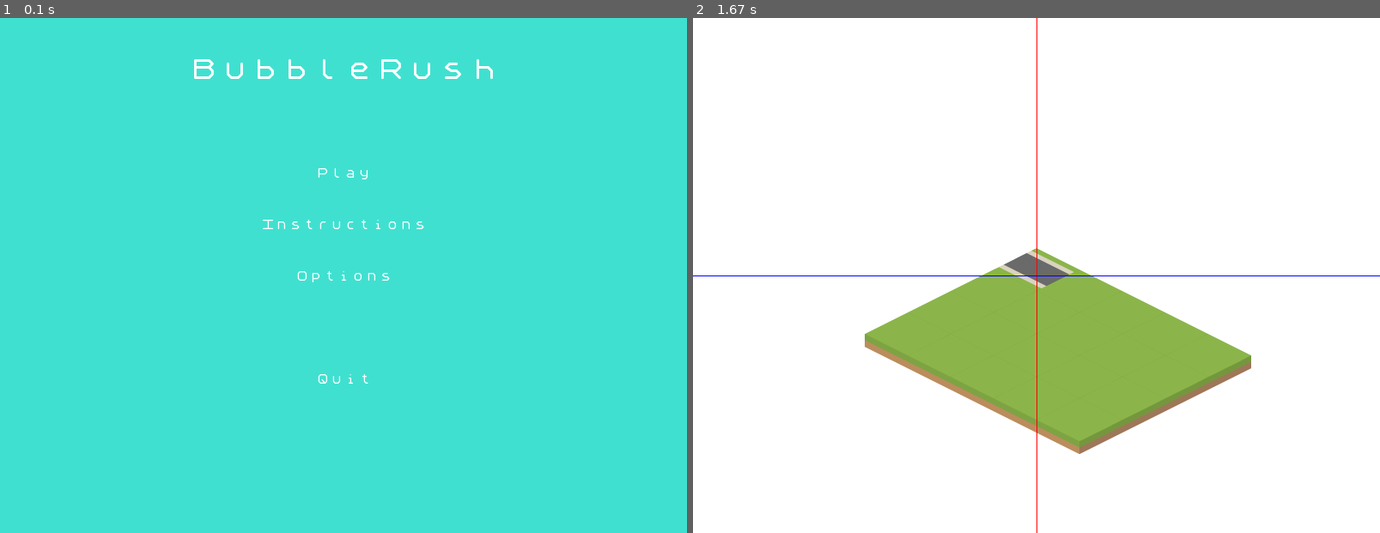
Above: before the commit, frames 1-2 (left to right).
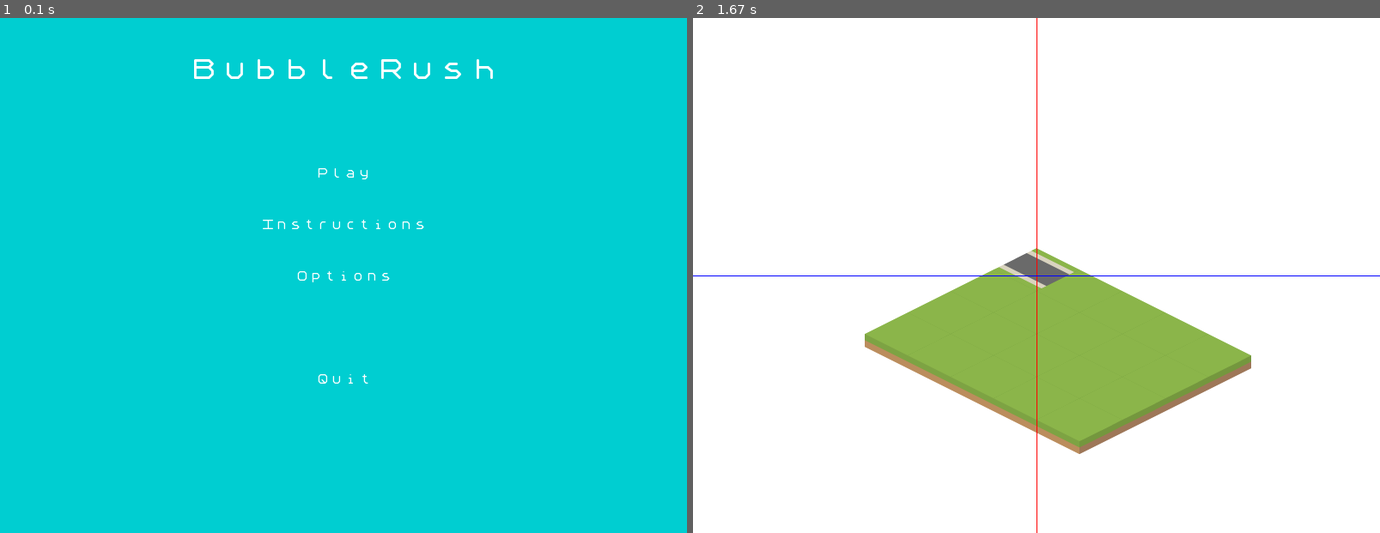
Above: after the commit, the same moments.

Repository: florimondmanca/tower-defense
Game: pygame game, started from tower_defense/Bubblerush.py
Two runs of this game, one before a commit and one after it. Both use one fixed random seed, a clock stepped at 60 frames per second and the inputs below.
Inputs:
- Up to frame 1 (0.1 s): no input
- Up to frame 2 (1.67 s): click "Play" at 0.38 s

The runs differ from the first frame. In frame 1, 100% of the frame differs, in the area x 0-100%, y 0-100%; in frame 2, nothing differs.

Commit message:
Constants changed

Diff:
--- a/tower_defense/constants.py
+++ b/tower_defense/constants.py
@@ -33,7 +33,7 @@
 
 # Colors
 PAPER = (255, 245, 168)
-TURQUOISE = pygame.Color("turquoise")
+TURQUOISE = pygame.Color("dark turquoise")
 WHITE = pygame.Color("white")
 GREY = (165, 185, 185)
 BLACK = pygame.Color("black")
